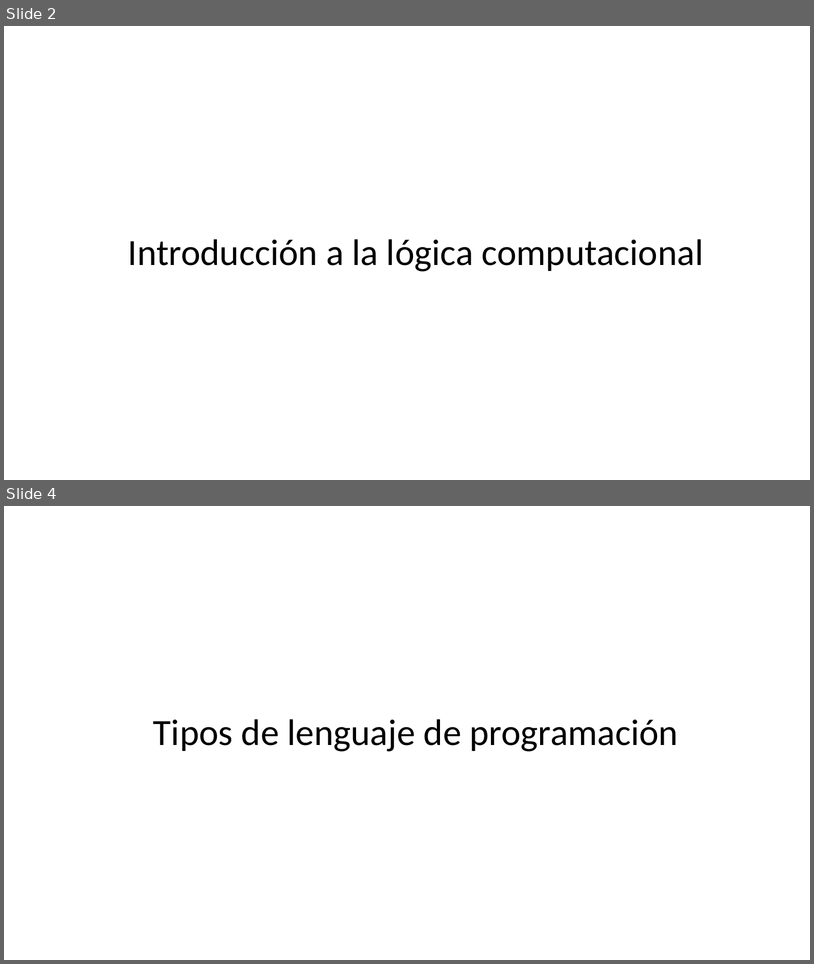
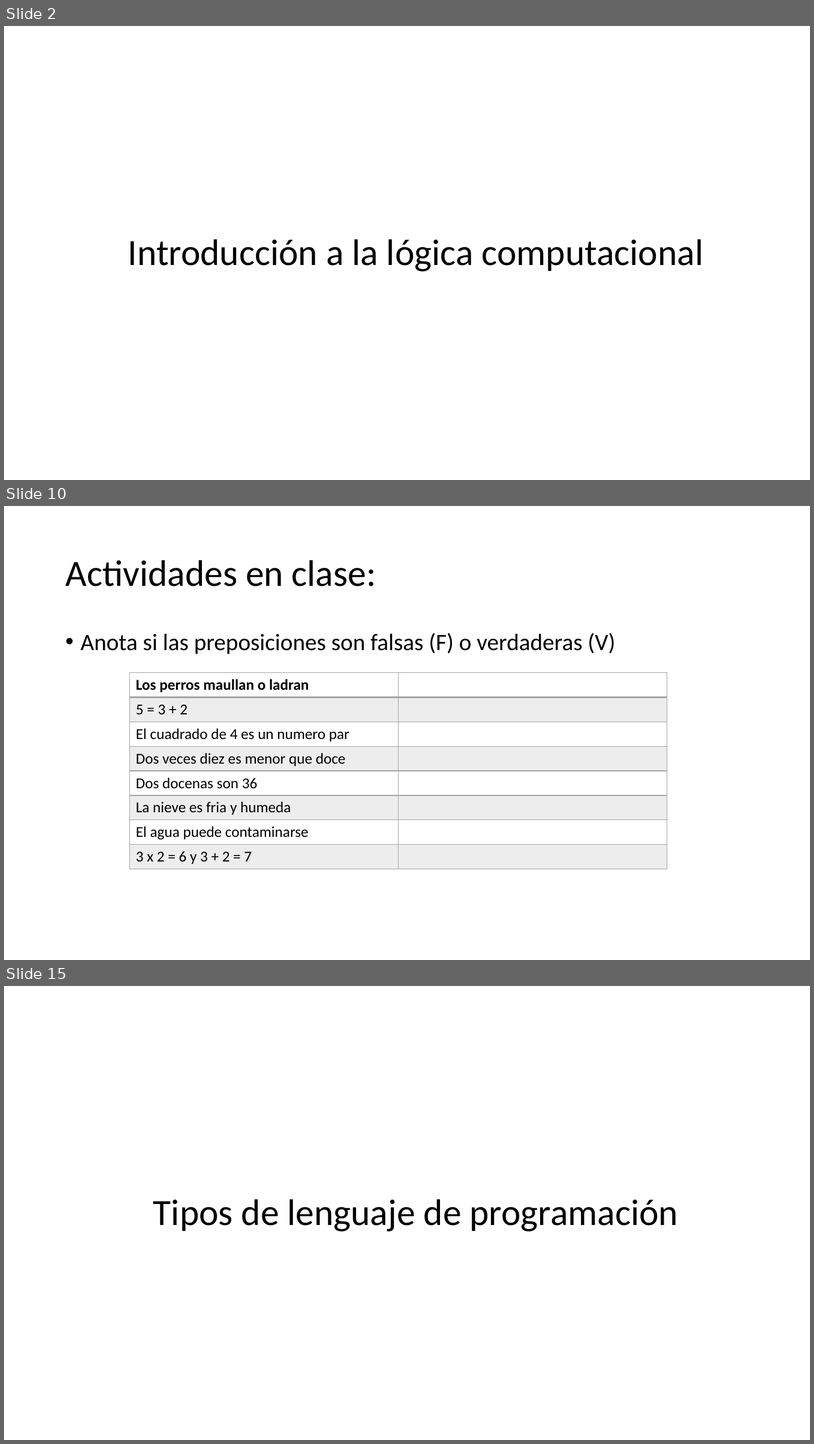
Before and after one commit to jcontrolresearch/StructuredProgramming, a slide deck: Slides/Chapter1-Overview/[1.1]Programming_Lenguages.pptx. Shown one above the other, each under a label of ours: slides 2 and 4 before the commit, slides 2, 10 and 15 after it; the slides between them are not shown. The pictures are 814x964 and 814x1444 pixels, drawn with LibreOffice and Linux fonts; fonts in the diff are those of the drawing. Boxes give left, top, right and bottom in pixels: in the first picture for what was removed or moved away, otherwise in the second. Text is boxed around its words. In the diff, an @@ line names an element or a change of style, - is before the commit and + after.

```diff
--- a/Slides/Chapter1-Overview/[1.1]Programming_Lenguages.pptx
+++ b/Slides/Chapter1-Overview/[1.1]Programming_Lenguages.pptx
@@ slide 10 added at <box>4,506,810,960</box>, background #FFFFFF @@
@@ title added at <box>65,560,377,586</box>, 44 pt, text #000000 @@
+Actividades en clase:
@@ text added at <box>81,633,615,654</box>, 28 pt, text #000000 @@
+• Anota si las preposiciones son falsas (F) o verdaderas (V)
@@ table added at <box>130,672,667,868</box>, 8 rows, 2 columns @@
+Los perros maullan o ladran | 
+5 = 3 + 2 | 
+El cuadrado de 4 es un numero par | 
+Dos veces diez es menor que doce | 
+Dos docenas son 36 | 
+La nieve es fria y humeda | 
+El agua puede contaminarse | 
+3 x 2 = 6 y 3 + 2 = 7 | 
@@ what was slide 4 is now slide 15 @@
```
Also in this commit, not shown: 11 other slides added, 1 slide removed.
